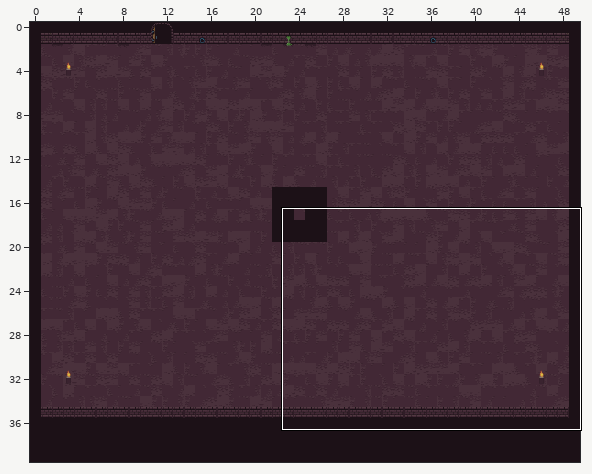
Level history. Tiled map (JSON): raistlin/assets/maps/stage0.json. Above: a wide view before the commit, with the close-up outlined.
Close-up. Before the commit:
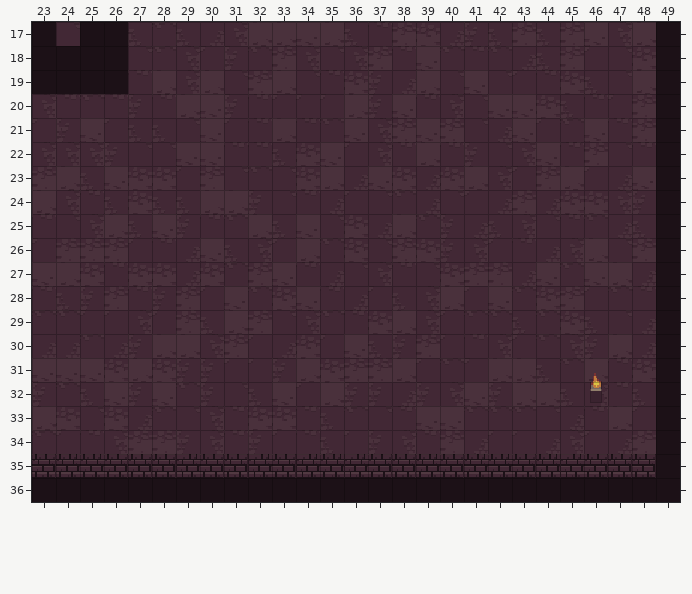
Cells are 16x16 px. Shown: x 23..49, y 17..36. The commit also changed other parts of the map, which this record leaves out.
Now the later version:
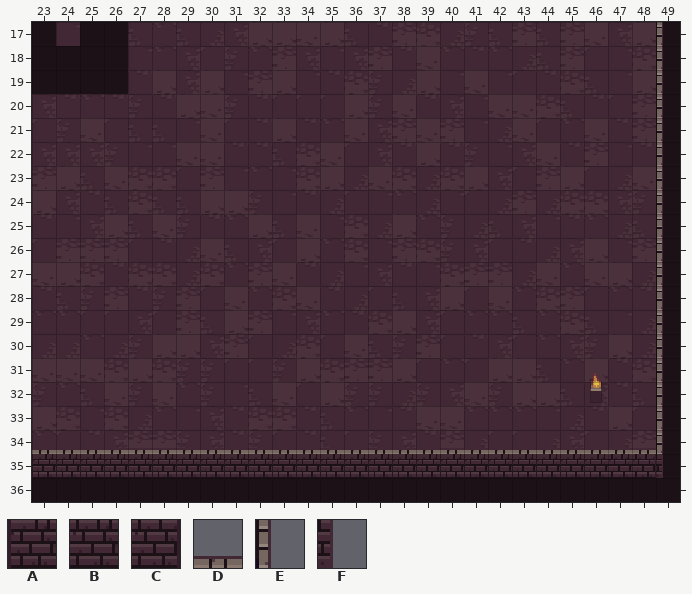
Key: from "tiles": A 16, B 17, C 18; from "walls": D 1, E 34, F 50.
_ is an empty cell.
Tiles of an added or newly shown layer are drawn over the layers below it.
Edits made:
Layer "background":
Tile B becomes tile A in row 35 at x 24 to 25, 35, 39, 41 to 42 and 44.
Tile C becomes tile A in row 35 at x 23, 26 to 28, 30 to 31, 33, 37 to 38, 40, 43 and 46.
Tile C becomes tile B in row 35 at x 47.
Layer "stage0" (now shown):
The author put tile D in row 34 at x 23 to 48.
The author put tile E in rows 17 to 34 at x 49.
The author put tile F in row 35 at x 49.
Changed places in both close-ups, as pixel boxes (x1, y1, x2, y2):
changed: (32, 22, 663, 478)
